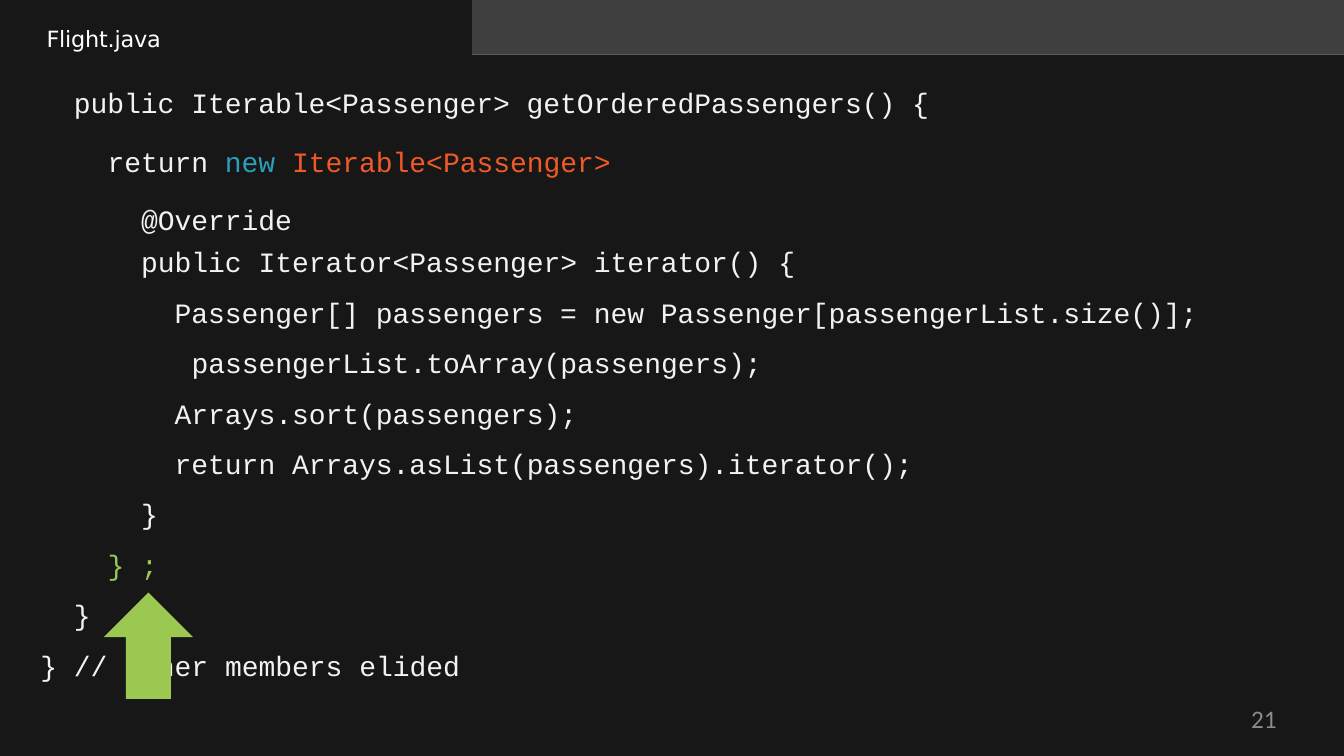
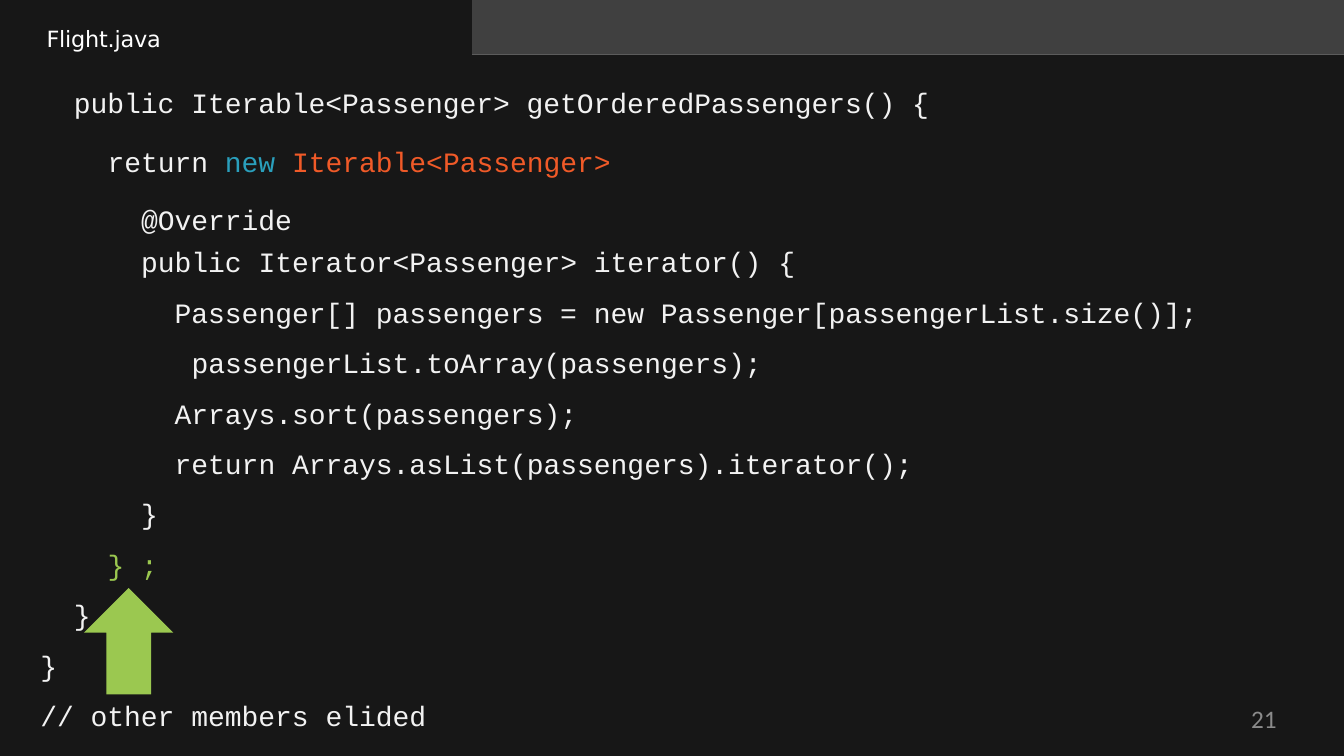
Before and after one commit to StevenJoseph19/JR-31, a slide deck: slide 21 of 1. Core Java 8/Day 4/Slides/10. Nested Types and Anonymous Classes/nested-types-and-anonymous-classes-slides.pptx. Drawn at 1344x756 pixels with LibreOffice and Linux fonts; fonts in the diff are those of the drawing; background and template pictures are left out. Boxes give left, top, right and bottom in pixels: in the first picture for what was removed or moved away, otherwise in the second. Text is boxed around its words. In the diff, an @@ line names an element or a change of style, - is before the commit and + after.

```diff
--- a/1. Core Java 8/Day 4/Slides/10. Nested Types and Anonymous Classes/nested-types-and-anonymous-classes-slides.pptx
+++ b/1. Core Java 8/Day 4/Slides/10. Nested Types and Anonymous Classes/nested-types-and-anonymous-classes-slides.pptx
@@ freeform shape: place and size @@
-freeform shape at (104, 593, 194, 699)
+freeform shape at (84, 588, 173, 694)
@@ text at (91, 706, 427, 727): text changed @@
-} // other members elided
+}
+// other members elided
```
Also in this commit, not shown: 5 other files.
